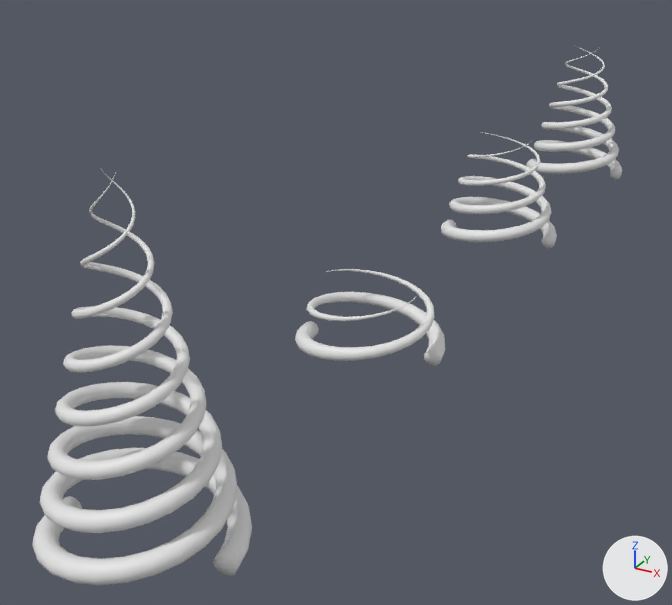
A saved change to the FBX model Assets/3D Models/Spiral Plants.fbx.
The view is the same before and after, from a 50 mm camera at (5.83, -6.28, 6.26) aimed at (-1.28, 6.66, -0.21). The axes (+X, +Y, +Z) are drawn at lower right. The lights are the same throughout.

The first picture shows 'Spiral.002', 'Spiral.004', 'Spiral.006', 'Spiral.008'.
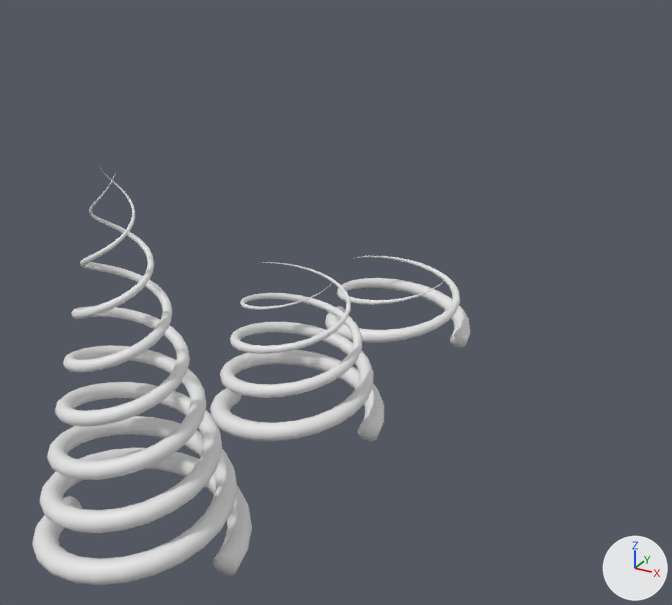
The newer file is also turned or shifted as a whole; pictures and numbers use the older file's frame.

The change, as a list of edits to the scene's bpy script:
```text
Remove ob_spiral_008:
    ob_spiral_008 = bpy.data.objects.new('Spiral.008', me_spiral_029)
    ob_spiral_008.location = (0.0, 16.85, -0.16)
    ob_spiral_008.rotation_euler = (1.571, 0.0, 0.0)  # degrees (90, 0, 0)
    ob_spiral_008.scale = (0.01, 0.01, 0.01)
Change ob_empty_cube_031:
    remove ob_empty_cube_031.parent = ob_spiral_008
Change ob_empty_cube_028:
    remove ob_empty_cube_028.parent = ob_spiral_008
Change ob_empty_cube_026:
    remove ob_empty_cube_026.parent = ob_spiral_008
Change ob_empty_cube_027:
    remove ob_empty_cube_027.parent = ob_spiral_008
Change ob_spiral_006:
    ob_spiral_006.location: (0.0, 11.24, -0.16) -> (0.12, 3.04, -0.16)
Change ob_empty_cube_029:
    remove ob_empty_cube_029.parent = ob_spiral_008
Change ob_empty_cube_030:
    remove ob_empty_cube_030.parent = ob_spiral_008
Change ob_empty_cube_033:
    remove ob_empty_cube_033.parent = ob_spiral_008
Change ob_spiral_004:
    ob_spiral_004.location: (0.0, 5.42, -0.16) -> (0.12, 6.16, -0.16)
Change ob_empty_cube_032:
    remove ob_empty_cube_032.parent = ob_spiral_008
```

Location of each change, (x1, y1, x2, y2) in pixels of the pictures (672 x 605 px):
'Spiral.006', moved
    before: (441, 132, 557, 248)
    after: (210, 262, 384, 441)
'Spiral.004', moved
    before: (295, 269, 445, 366)
    after: (325, 256, 470, 348)
'Spiral.008', deleted
    before: (526, 46, 622, 180)
